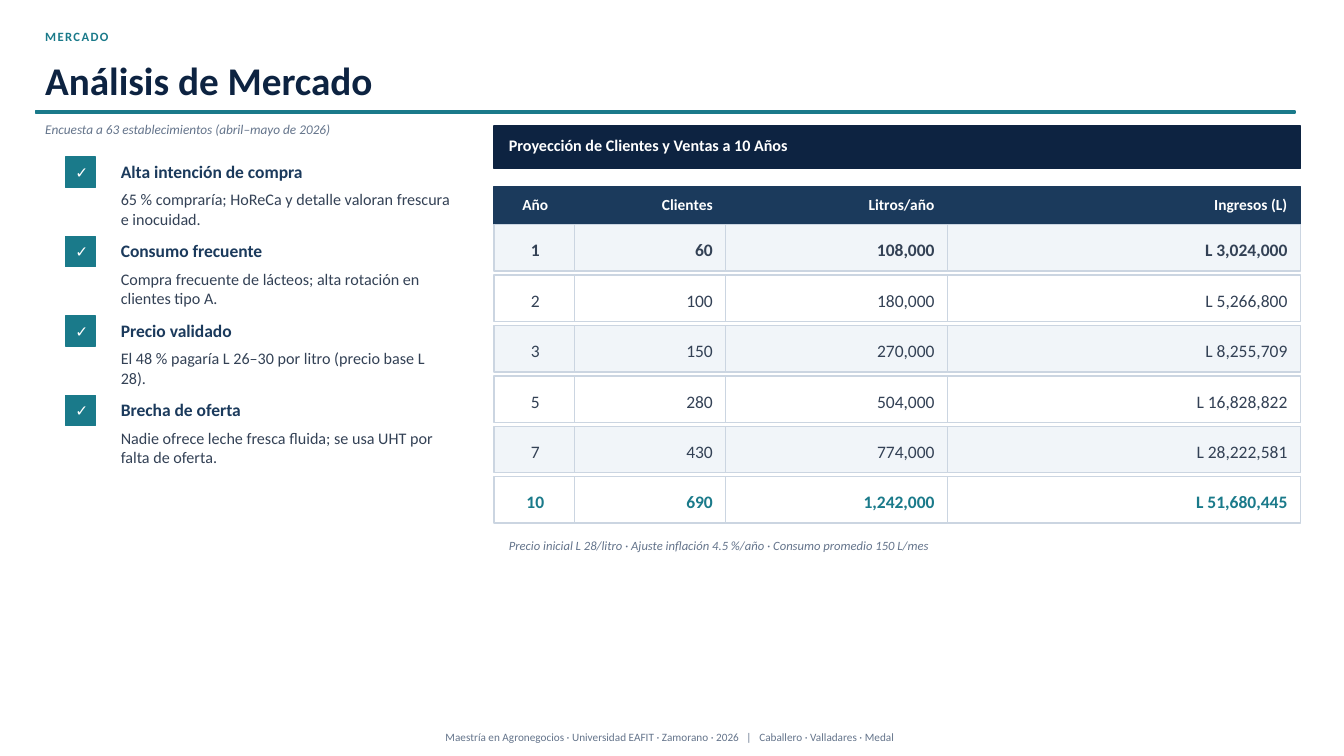
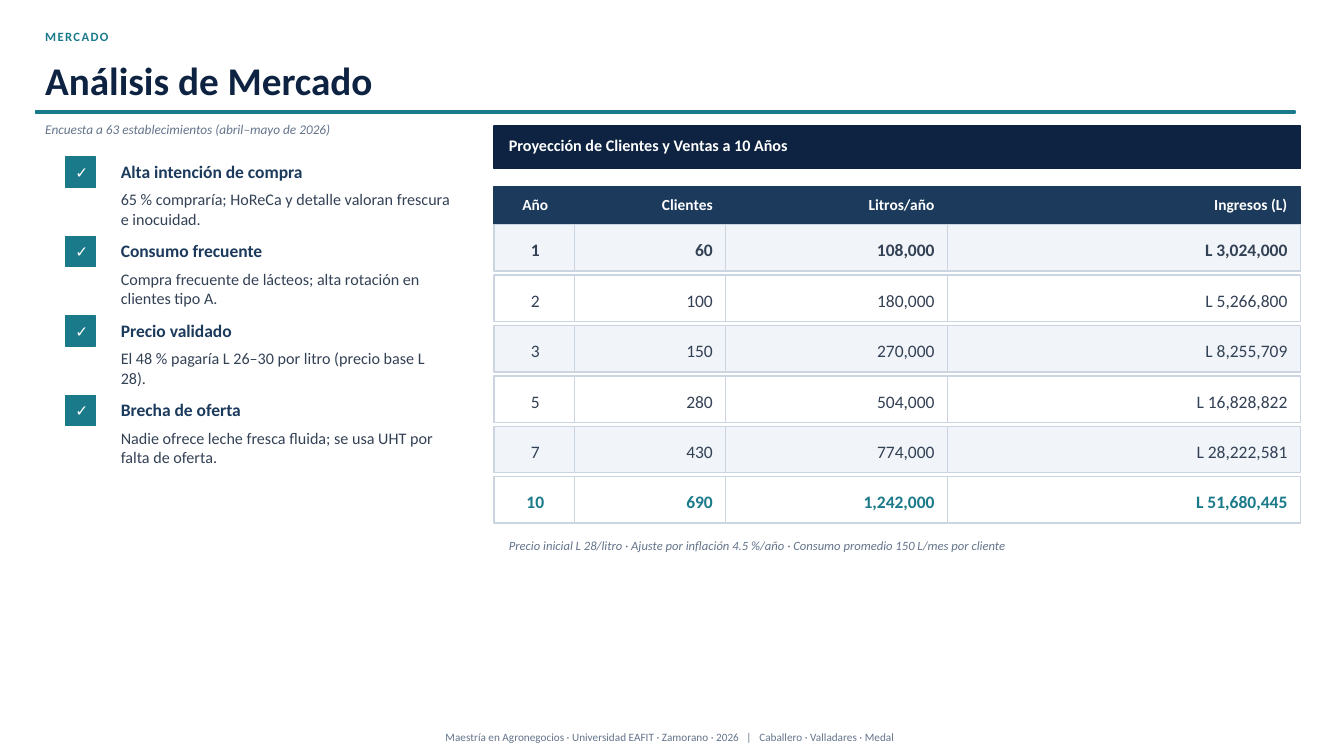
Before and after one commit to modelqdeluxe-ops/ss, a slide deck: slide 13 of Defensa_Tesis_Jaime_Fredy_Horacio_corregida.pptx. Drawn at 1344x756 pixels with LibreOffice and Linux fonts; fonts in the diff are those of the drawing. Boxes give left, top, right and bottom in pixels: in the first picture for what was removed or moved away, otherwise in the second. Text is boxed around its words. In the diff, an @@ line names an element or a change of style, - is before the commit and + after.

```diff
--- a/Defensa_Tesis_Jaime_Fredy_Horacio_corregida.pptx
+++ b/Defensa_Tesis_Jaime_Fredy_Horacio_corregida.pptx
@@ text at (509,541,1006,552): text changed @@
-Precio inicial L 28/litro · Ajuste inflación 4.5 %/año · Consumo promedio 150 L/mes
+Precio inicial L 28/litro · Ajuste por inflación 4.5 %/año · Consumo promedio 150 L/mes por cliente
```
Also in this commit, not shown: 12 other slides changed, 1 other file.
